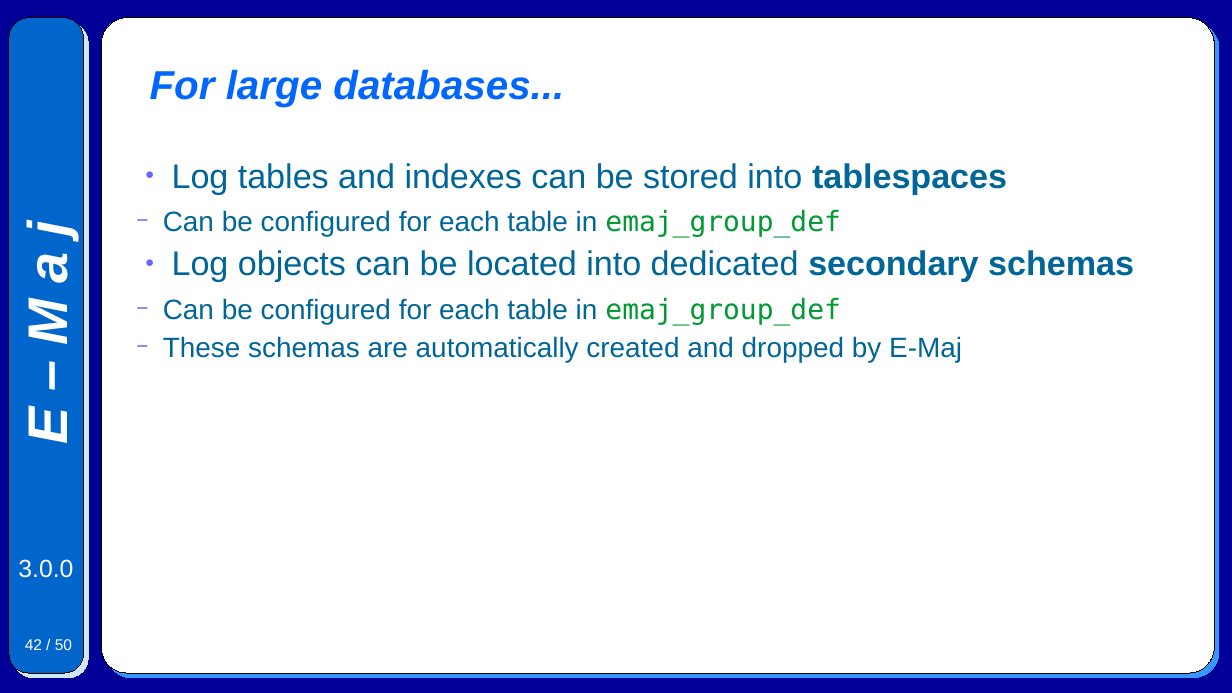
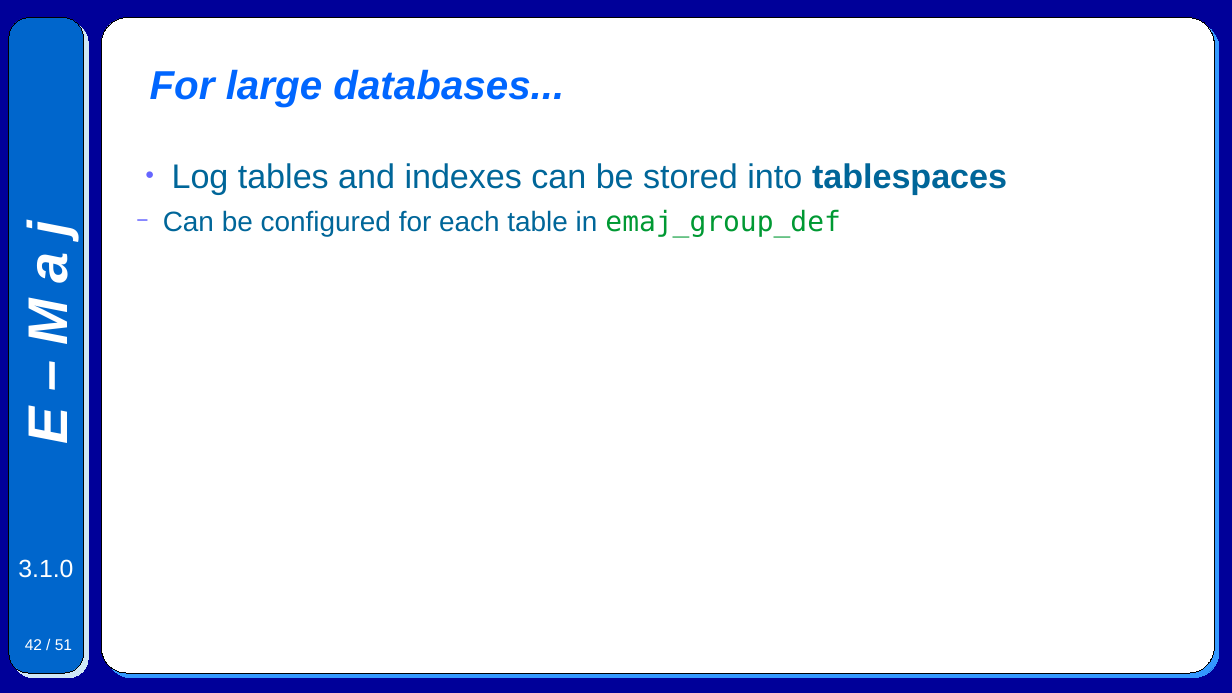
Before and after one commit to beaud76/emaj_doc, a slide deck: slide 42 of Emaj.devel_pres_en.odp. Drawn at 1232x693 pixels with LibreOffice and Linux fonts; fonts in the diff are those of the drawing. Boxes give left, top, right and bottom in pixels: in the first picture for what was removed or moved away, otherwise in the second. Text is boxed around its words. In the diff, an @@ line names an element or a change of style, - is before the commit and + after.

```diff
--- a/Emaj.devel_pres_en.odp
+++ b/Emaj.devel_pres_en.odp
@@ text at [163, 250, 1134, 362]: paragraphs removed @@
-● Log objects can be located into dedicated secondary schemas
-  − Can be configured for each table in emaj_group_def
-  − These schemas are automatically created and dropped by E-Maj
@@ text at [18, 559, 73, 578]: text changed @@
-3.0.0
+3.1.0
@@ page number at [25, 639, 72, 650]: text changed @@
-42 / 50
+42 / 51
```
Also in this commit, not shown: 45 other slides changed, 1 slide added, 6 other files.
